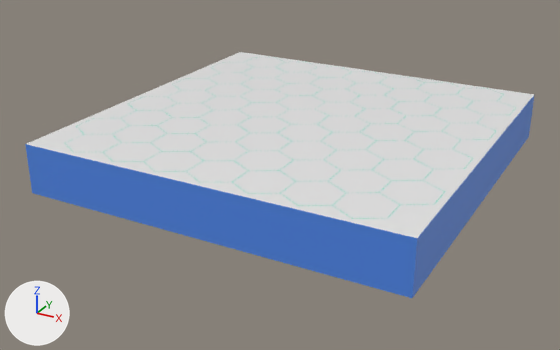
The FBX model Assets/Location/My field.fbx: old version first, new version second.
Both versions are drawn from a camera (50 mm lens) standing at (44.4, -105.7, 33.0) and looking at (-1.7, -21.8, -9.0). The lights are fixed; the arrows at lower left show +X, +Y and +Z. Where no turn or scale is listed for an object, it has been applied to the vertices.
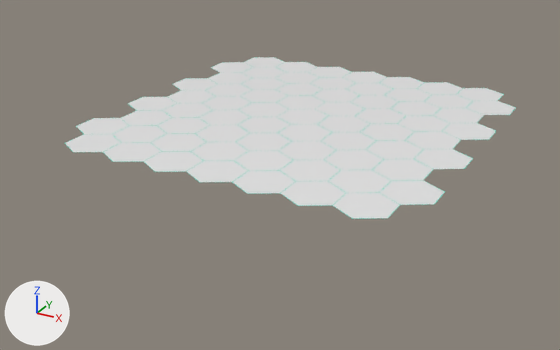
The change in detail:
me_plane_164 is used by ob_plane_150; location (0.01, -18.51, -1.47).
me_plane_164 had 472 vertices, 439 faces and spanned x -24.9..24.9, y -25.1..24.6, z -6.5..0.2.
me_plane_164 now has 464 vertices, 431 faces and spans x -23.9..23.9, y -24.3..24.4, z 0.1..0.2.
Part 1, on me_plane_164:
8 vertices are removed from x -24.9..24.9, y -25.1..24.6, z -6.5..0.1.
8 faces are deleted.
me_plane_164 no longer uses material mat_material (blue #5088e7).

Where the change shows, as pixel boxes (x1, y1, x2, y2) in the pictures (560 x 350 px):
'Plane.150', reshaped (11% narrower, 34% shorter): before (25, 52, 534, 298); after (65, 57, 516, 219)
part 1 of me_plane_164, deleted (blue): before (25, 52, 534, 298)
